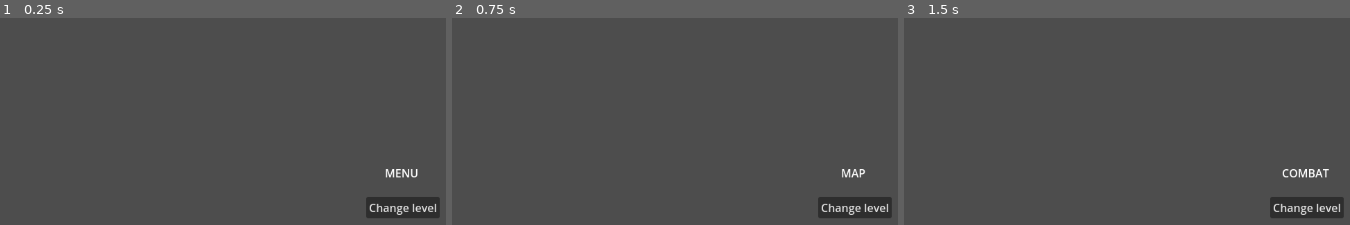
Above: before the commit, frames 1-3 (left to right).
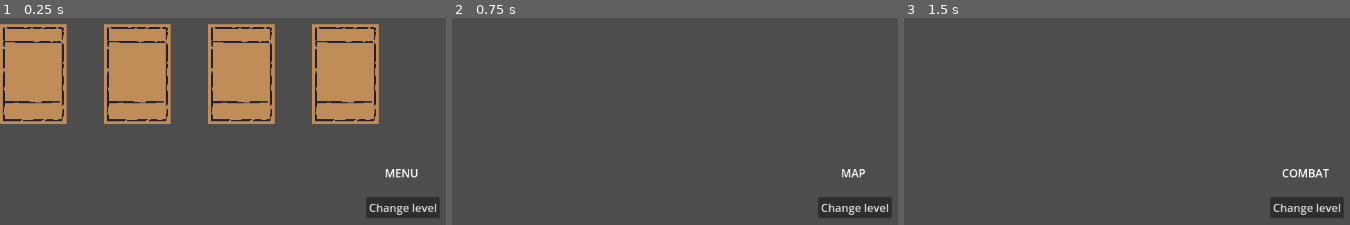
Above: after the commit, the same moments.

Repository: Kaizzendev/Noctivagus
Game: Godot game, scene res://scenes/menu.tscn
The game is run twice, just before and just after one commit, with the same random seed, the same clock (stepped at 60 frames per second) and the same inputs.
Inputs:
- Up to frame 1 (0.25 s): no input
- Up to frame 2 (0.75 s): click "Change level" at 0.5 s
- Up to frame 3 (1.5 s): click "Change level" at 1.25 s

The runs differ from the first frame. In frame 1, 29% of the frame differs, in the area x 0-85%, y 2-52%; in frame 2, nothing differs; in frame 3, nothing differs.

Commit message:
feat(basic deck working)

Diff:
--- a/_scripts/card.gd
+++ b/_scripts/card.gd
@@ -1,7 +1,25 @@
-extends Node
-class_name card
+@tool
+extends Resource
+class_name Card
+enum Rarity {
+	Common,
+	Rare,
+	Abonimable
+}
 
-@export var card_name: String = "Card"
-@export var cost: int = 0
-@export var attack: int = 0
-@export var defense: int = 0
+enum Cost_type {
+	Faith,
+	Sacrifice,
+	Mixed
+}
+
+@export var card_name: String
+@export var description: String
+@export var cost_type: Cost_type
+@export var cost_value: int
+@export var rarity: Rarity
+@export var effects: Array
+@export var sprite: Texture2D
+
+func get_info() -> String:
+	return "%s (%s %s) %s \n %s" % [card_name,description, cost_type, cost_value, rarity]
--- /dev/null
+++ b/_scripts/card_display.gd
@@ -0,0 +1,9 @@
+extends Node2D
+
+@export var card_resource: Card
+
+@onready var texture_rect = $TextureRect
+
+func _ready():
+	if card_resource:
+		texture_rect.texture = card_resource.sprite
--- /dev/null
+++ b/_scripts/creature_card.gd
@@ -0,0 +1,6 @@
+extends Card
+
+class_name CreatureCard
+
+@export var attack: int
+@export var health: int
--- /dev/null
+++ b/_scripts/deck.gd
@@ -0,0 +1,19 @@
+extends Node
+
+var cards: Array[Card]
+
+var deck_resources: Array[Card] = [
+	preload("res://resources/trasno.tres"),
+	preload("res://resources/trasno.tres"),
+	preload("res://resources/trasno.tres"),
+	preload("res://resources/trasno.tres")
+]
+
+func _ready():
+	var card_scene = preload("res://scenes/card_display.tscn")
+
+	for i in deck_resources.size():
+		var card_instance = card_scene.instantiate() # Godot 4 usa `instantiate()` en lugar de `instance()`
+		card_instance.card_resource = deck_resources[i]
+		card_instance.position = Vector2(150 * i, 100)
+		add_child(card_instance)
--- /dev/null
+++ b/resources/trasno.tres
@@ -0,0 +1,17 @@
+[gd_resource type="Resource" script_class="CreatureCard" load_steps=3 format=3 uid="uid://bpbpc0gwoxubp"]
+
+[ext_resource type="Script" uid="uid://w73jway6deqj" path="res://_scripts/creature_card.gd" id="1_puy35"]
+[ext_resource type="Texture2D" uid="uid://dv3ixejo7wb7n" path="res://sprites/card_template.png" id="2_phght"]
+
+[resource]
+script = ExtResource("1_puy35")
+attack = 1
+health = 1
+card_name = "Trasno"
+description = ""
+cost_type = 1
+cost_value = 1
+rarity = 0
+effects = []
+sprite = ExtResource("2_phght")
+metadata/_custom_type_script = "uid://w73jway6deqj"
--- /dev/null
+++ b/scenes/card_display.tscn
@@ -0,0 +1,12 @@
+[gd_scene load_steps=3 format=3 uid="uid://xhntmwyjhf2x"]
+
+[ext_resource type="Script" uid="uid://cqkwige8qmpwk" path="res://_scripts/card_display.gd" id="1_nfdgj"]
+[ext_resource type="Resource" uid="uid://bpbpc0gwoxubp" path="res://resources/trasno.tres" id="2_toolh"]
+
+[node name="CardDisplay" type="Node2D"]
+script = ExtResource("1_nfdgj")
+card_resource = ExtResource("2_toolh")
+
+[node name="TextureRect" type="TextureRect" parent="."]
+offset_right = 40.0
+offset_bottom = 40.0
--- /dev/null
+++ b/scenes/deck.tscn
@@ -0,0 +1,6 @@
+[gd_scene load_steps=2 format=3 uid="uid://cob1t05pgmtl5"]
+
+[ext_resource type="Script" uid="uid://c28owdbjxpip0" path="res://_scripts/deck.gd" id="1_sdhao"]
+
+[node name="Deck" type="Node2D"]
+script = ExtResource("1_sdhao")
--- a/scenes/menu.tscn
+++ b/scenes/menu.tscn
@@ -1,7 +1,7 @@
 [gd_scene load_steps=3 format=3 uid="uid://wsbt1jm35wdx"]
 
 [ext_resource type="Script" uid="uid://dg21b5rbx65dk" path="res://_scripts/Level.gd" id="1_yqeox"]
-[ext_resource type="Texture2D" uid="uid://bwcniqoqqy318" path="res://card_template.png" id="2_vjb58"]
+[ext_resource type="PackedScene" uid="uid://cob1t05pgmtl5" path="res://scenes/deck.tscn" id="2_vjb58"]
 
 [node name="Menu" type="Node2D"]
 script = ExtResource("1_yqeox")
@@ -23,10 +23,6 @@
 offset_bottom = 380.0
 text = "Change level"
 
-[node name="CardTemplate" type="Sprite2D" parent="."]
-texture_filter = 1
-position = Vector2(361, 332)
-scale = Vector2(2, 2)
-texture = ExtResource("2_vjb58")
+[node name="Deck" parent="." instance=ExtResource("2_vjb58")]
 
 [connection signal="pressed" from="Button" to="." method="_on_button_pressed"]
Not shown, added: _scripts/card_display.gd.uid
Not shown, added: _scripts/creature_card.gd.uid
Not shown, added: _scripts/deck.gd.uid
Binary file added: sprites/card_template.png
Not shown, added: sprites/card_template.png.import
Not shown, added: GDD_Noctivagus.docx
